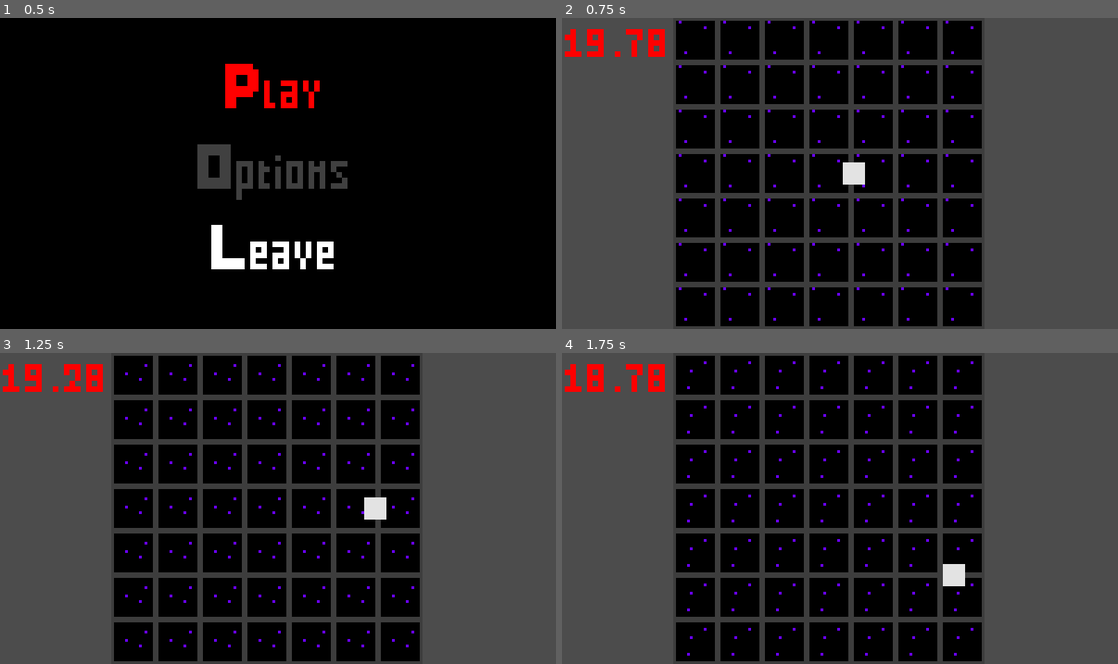
Above: before the commit, frames 1-4 (two rows, left to right).
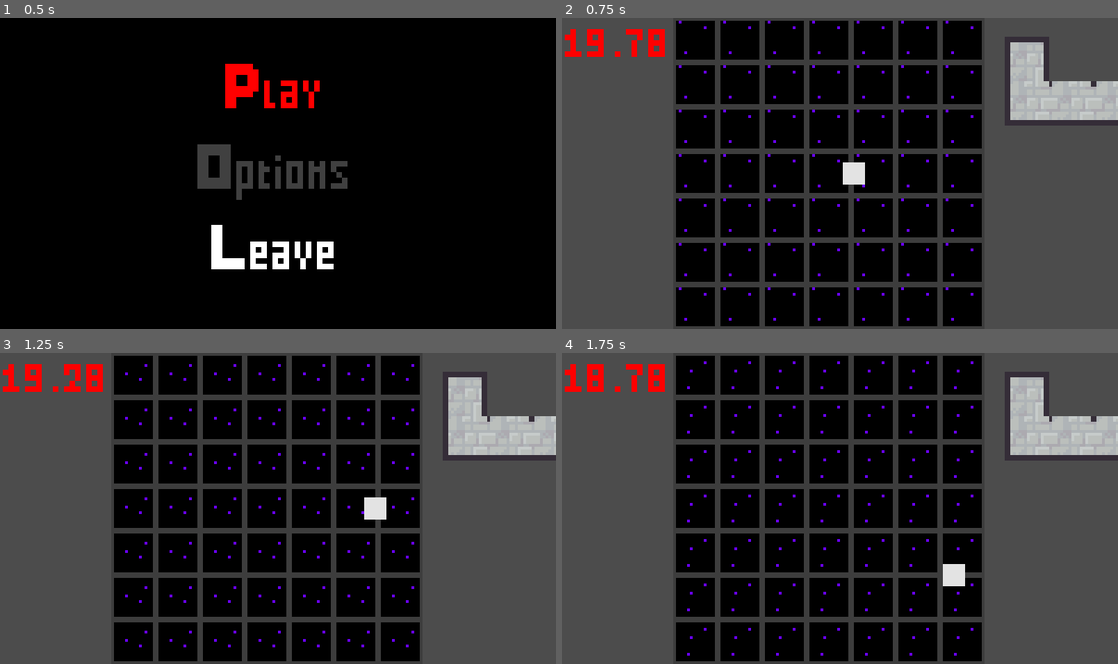
Above: after the commit, the same moments.

Repository: MrBSmith/Global2020
Game: Godot game, scene res://Scenes/GUI/Menus/ScreenTitle/ScreenTitle.tscn
Same seed, same stepped clock (60 frames per second), same inputs: the game is played once before the commit and once after it.
Inputs (mouse positions are in pixels of both pictures, inside the frame that each line leads up to):
- Up to frame 1 (0.5 s): no input
- Up to frame 2 (0.75 s): tap Enter (ui_accept) at 0.5 s; move the mouse to (962, 157) at 0.52 s; press the mouse at (962, 157) at 0.53 s; hold Right (ui_right) from 0.53 s (still down)
- Up to frame 3 (1.25 s): keep holding Right (ui_right); tap Enter (ui_accept) at 0.77 s; tap Mouse wheel down (rotate_card_anti_clock) at 0.8 s
- Up to frame 4 (1.75 s): move the mouse to (728, 524) at 1.27 s; release Right (ui_right) at 1.28 s; release the mouse at (728, 524) at 1.28 s; hold Down (ui_down) from 1.28 s (still down); tap Mouse wheel down (rotate_card_anti_clock) at 1.35 s; tap Enter (ui_accept) at 1.52 s; tap Mouse wheel up (rotate_card_clock) at 1.55 s

Frame 1 is identical in both runs. In frame 2, 4.1% of the frame differs, in the area x 79-100%, y 6-35%; in frame 3, 4.1%; in frame 4, 4.1%.

Commit message:
Drag and Drop works
Removed unnecessary ColorRect in card scenes, drag and drop works properly.
Rotation works too but sometimes the card rotate twice in one input
Next strep: fix rotation

Diff:
--- a/Scenes/Cards/LX1.tscn
+++ b/Scenes/Cards/LX1.tscn
@@ -1,80 +1,40 @@
-[gd_scene load_steps=7 format=2]
+[gd_scene load_steps=5 format=2]
 
 [ext_resource path="res://Scenes/SpawnPoints/PointTop.tscn" type="PackedScene" id=1]
 [ext_resource path="res://Scenes/SpawnPoints/PointSide.tscn" type="PackedScene" id=2]
 [ext_resource path="res://Scenes/Cards/Tile.tscn" type="PackedScene" id=3]
 [ext_resource path="res://Scenes/Cards/BaseCard.tscn" type="PackedScene" id=4]
-[ext_resource path="res://Scenes/SpawnPoints/Script/PointTop.gd" type="Script" id=5]
-[ext_resource path="res://Scenes/SpawnPoints/Script/PointSide.gd" type="Script" id=6]
 
 [node name="LX1" instance=ExtResource( 4 )]
 
-[node name="Tile" type="Area2D" parent="." index="0" instance=ExtResource( 3 )]
+[node name="Tile" parent="." index="0" instance=ExtResource( 3 )]
 
-[node name="PointSide" type="Position2D" parent="Tile" index="3" instance=ExtResource( 2 )]
+[node name="PointSide" parent="Tile" index="3" instance=ExtResource( 2 )]
 position = Vector2( -7, 0 )
-script = ExtResource( 6 )
 
-[node name="PointTop" type="Position2D" parent="Tile" index="4" instance=ExtResource( 1 )]
+[node name="PointTop" parent="Tile" index="4" instance=ExtResource( 1 )]
 position = Vector2( 0, 7 )
-script = ExtResource( 5 )
 
-[node name="ColorRect" type="ColorRect" parent="Tile" index="5"]
-margin_left = -8.0
-margin_top = -8.0
-margin_right = 8.0
-margin_bottom = 8.0
-color = Color( 1, 1, 1, 0.0980392 )
-__meta__ = {
-"_edit_use_anchors_": false
-}
-
-[node name="Tile2" type="Area2D" parent="." index="1" instance=ExtResource( 3 )]
+[node name="Tile2" parent="." index="1" instance=ExtResource( 3 )]
 position = Vector2( 0, -16 )
 
-[node name="PointSide" type="Position2D" parent="Tile2" index="3" instance=ExtResource( 2 )]
+[node name="PointSide" parent="Tile2" index="3" instance=ExtResource( 2 )]
 position = Vector2( -7, 0 )
-script = ExtResource( 6 )
 
-[node name="PointSide2" type="Position2D" parent="Tile2" index="4" instance=ExtResource( 2 )]
+[node name="PointSide2" parent="Tile2" index="4" instance=ExtResource( 2 )]
 position = Vector2( 7, 0 )
-script = ExtResource( 6 )
 
-[node name="PointTop" type="Position2D" parent="Tile2" index="5" instance=ExtResource( 1 )]
+[node name="PointTop" parent="Tile2" index="5" instance=ExtResource( 1 )]
 position = Vector2( 0, -7 )
-script = ExtResource( 5 )
 
-[node name="ColorRect" type="ColorRect" parent="Tile2" index="6"]
-margin_left = -8.0
-margin_top = -8.0
-margin_right = 8.0
-margin_bottom = 8.0
-color = Color( 1, 1, 1, 0.0980392 )
-__meta__ = {
-"_edit_use_anchors_": false
-}
-
-[node name="Tile3" type="Area2D" parent="." index="2" instance=ExtResource( 3 )]
+[node name="Tile3" parent="." index="2" instance=ExtResource( 3 )]
 position = Vector2( 16, 0 )
 
-[node name="PointSide2" type="Position2D" parent="Tile3" index="3" instance=ExtResource( 2 )]
+[node name="PointSide2" parent="Tile3" index="3" instance=ExtResource( 2 )]
 position = Vector2( 7, 0 )
-script = ExtResource( 6 )
 
-[node name="PointTop" type="Position2D" parent="Tile3" index="4" instance=ExtResource( 1 )]
+[node name="PointTop" parent="Tile3" index="4" instance=ExtResource( 1 )]
 position = Vector2( 0, -7 )
-script = ExtResource( 5 )
 
-[node name="PointTop2" type="Position2D" parent="Tile3" index="5" instance=ExtResource( 1 )]
+[node name="PointTop2" parent="Tile3" index="5" instance=ExtResource( 1 )]
 position = Vector2( 0, 7 )
-script = ExtResource( 5 )
-
-[node name="ColorRect" type="ColorRect" parent="Tile3" index="6"]
-margin_left = -8.0
-margin_top = -8.0
-margin_right = 8.0
-margin_bottom = 8.0
-color = Color( 1, 1, 1, 0.0980392 )
-__meta__ = {
-"_edit_use_anchors_": false
-}
--- a/Scenes/Cards/LX2.tscn
+++ b/Scenes/Cards/LX2.tscn
@@ -15,17 +15,6 @@
 [node name="PointTop" parent="Tile" index="4" instance=ExtResource( 1 )]
 position = Vector2( 0, 7 )
 
-[node name="ColorRect" type="ColorRect" parent="Tile" index="5"]
-margin_left = -8.0
-margin_top = -8.0
-margin_right = 8.0
-margin_bottom = 8.0
-color = Color( 1, 1, 1, 0.0980392 )
-__meta__ = {
-"_edit_group_": true,
-"_edit_use_anchors_": false
-}
-
 [node name="Tile2" parent="." index="1" instance=ExtResource( 3 )]
 position = Vector2( 0, -16 )
 
@@ -38,16 +27,6 @@
 [node name="PointTop" parent="Tile2" index="5" instance=ExtResource( 1 )]
 position = Vector2( 0, -7 )
 
-[node name="ColorRect" type="ColorRect" parent="Tile2" index="6"]
-margin_left = -8.0
-margin_top = -8.0
-margin_right = 8.0
-margin_bottom = 8.0
-color = Color( 1, 1, 1, 0.0980392 )
-__meta__ = {
-"_edit_use_anchors_": false
-}
-
 [node name="Tile3" parent="." index="2" instance=ExtResource( 3 )]
 position = Vector2( 16, 0 )
 
@@ -56,16 +35,6 @@
 
 [node name="PointTop2" parent="Tile3" index="4" instance=ExtResource( 1 )]
 position = Vector2( 0, 7 )
-
-[node name="ColorRect" type="ColorRect" parent="Tile3" index="5"]
-margin_left = -8.0
-margin_top = -8.0
-margin_right = 8.0
-margin_bottom = 8.0
-color = Color( 1, 1, 1, 0.0980392 )
-__meta__ = {
-"_edit_use_anchors_": false
-}
 
 [node name="Tile4" parent="." index="3" instance=ExtResource( 3 )]
 position = Vector2( 32, 0 )
@@ -78,13 +47,3 @@
 
 [node name="PointTop2" parent="Tile4" index="5" instance=ExtResource( 1 )]
 position = Vector2( 0, 7 )
-
-[node name="ColorRect" type="ColorRect" parent="Tile4" index="6"]
-margin_left = -8.0
-margin_top = -8.0
-margin_right = 8.0
-margin_bottom = 8.0
-color = Color( 1, 1, 1, 0.0980392 )
-__meta__ = {
-"_edit_use_anchors_": false
-}
--- a/Scenes/Cards/LX3.tscn
+++ b/Scenes/Cards/LX3.tscn
@@ -17,16 +17,6 @@
 [node name="PointTop" parent="Tile" index="4" instance=ExtResource( 1 )]
 position = Vector2( 0, 7 )
 
-[node name="ColorRect" type="ColorRect" parent="Tile" index="5"]
-margin_left = -8.0
-margin_top = -8.0
-margin_right = 8.0
-margin_bottom = 8.0
-color = Color( 1, 1, 1, 0.0980392 )
-__meta__ = {
-"_edit_use_anchors_": false
-}
-
 [node name="Tile2" parent="." index="1" instance=ExtResource( 3 )]
 position = Vector2( 0, -16 )
 
@@ -35,16 +25,6 @@
 
 [node name="PointSide2" parent="Tile2" index="4" instance=ExtResource( 2 )]
 position = Vector2( 7, 0 )
-
-[node name="ColorRect" type="ColorRect" parent="Tile2" index="5"]
-margin_left = -8.0
-margin_top = -8.0
-margin_right = 8.0
-margin_bottom = 8.0
-color = Color( 1, 1, 1, 0.0980392 )
-__meta__ = {
-"_edit_use_anchors_": false
-}
 
 [node name="Tile5" parent="." index="2" instance=ExtResource( 3 )]
 position = Vector2( 0, -32 )
@@ -58,16 +38,6 @@
 [node name="PointTop" parent="Tile5" index="5" instance=ExtResource( 1 )]
 position = Vector2( 0, -7 )
 
-[node name="ColorRect" type="ColorRect" parent="Tile5" index="6"]
-margin_left = -8.0
-margin_top = -8.0
-margin_right = 8.0
-margin_bottom = 8.0
-color = Color( 1, 1, 1, 0.0980392 )
-__meta__ = {
-"_edit_use_anchors_": false
-}
-
 [node name="Tile3" parent="." index="3" instance=ExtResource( 3 )]
 position = Vector2( 16, 0 )
 
@@ -76,16 +46,6 @@
 
 [node name="PointTop2" parent="Tile3" index="4" instance=ExtResource( 1 )]
 position = Vector2( 0, 7 )
-
-[node name="ColorRect" type="ColorRect" parent="Tile3" index="5"]
-margin_left = -8.0
-margin_top = -8.0
-margin_right = 8.0
-margin_bottom = 8.0
-color = Color( 1, 1, 1, 0.0980392 )
-__meta__ = {
-"_edit_use_anchors_": false
-}
 
 [node name="Tile4" parent="." index="4" instance=ExtResource( 3 )]
 position = Vector2( 32, 0 )
@@ -98,13 +58,3 @@
 
 [node name="PointTop2" parent="Tile4" index="5" instance=ExtResource( 1 )]
 position = Vector2( 0, 7 )
-
-[node name="ColorRect" type="ColorRect" parent="Tile4" index="6"]
-margin_left = -8.0
-margin_top = -8.0
-margin_right = 8.0
-margin_bottom = 8.0
-color = Color( 1, 1, 1, 0.0980392 )
-__meta__ = {
-"_edit_use_anchors_": false
-}
--- a/Scenes/Cards/LineX3.tscn
+++ b/Scenes/Cards/LineX3.tscn
@@ -18,16 +18,6 @@
 [node name="PointTop" parent="Tile" index="5" instance=ExtResource( 1 )]
 position = Vector2( 0, 7 )
 
-[node name="ColorRect" type="ColorRect" parent="Tile" index="6"]
-margin_left = -8.0
-margin_top = -8.0
-margin_right = 8.0
-margin_bottom = 8.0
-color = Color( 1, 1, 1, 0.0980392 )
-__meta__ = {
-"_edit_use_anchors_": false
-}
-
 [node name="Tile2" parent="." index="1" instance=ExtResource( 3 )]
 position = Vector2( 0, -16 )
 
@@ -36,16 +26,6 @@
 
 [node name="PointSide2" parent="Tile2" index="4" instance=ExtResource( 2 )]
 position = Vector2( 7, 0 )
-
-[node name="ColorRect" type="ColorRect" parent="Tile2" index="5"]
-margin_left = -8.0
-margin_top = -8.0
-margin_right = 8.0
-margin_bottom = 8.0
-color = Color( 1, 1, 1, 0.0980392 )
-__meta__ = {
-"_edit_use_anchors_": false
-}
 
 [node name="Tile3" parent="." index="2" instance=ExtResource( 3 )]
 position = Vector2( 0, -32 )
@@ -58,13 +38,3 @@
 
 [node name="PointTop" parent="Tile3" index="5" instance=ExtResource( 1 )]
 position = Vector2( 0, -7 )
-
-[node name="ColorRect" type="ColorRect" parent="Tile3" index="6"]
-margin_left = -8.0
-margin_top = -8.0
-margin_right = 8.0
-margin_bottom = 8.0
-color = Color( 1, 1, 1, 0.0980392 )
-__meta__ = {
-"_edit_use_anchors_": false
-}
--- a/Scenes/Cards/RLX2.tscn
+++ b/Scenes/Cards/RLX2.tscn
@@ -1,101 +1,49 @@
-[gd_scene load_steps=7 format=2]
+[gd_scene load_steps=5 format=2]
 
 [ext_resource path="res://Scenes/SpawnPoints/PointTop.tscn" type="PackedScene" id=1]
 [ext_resource path="res://Scenes/SpawnPoints/PointSide.tscn" type="PackedScene" id=2]
 [ext_resource path="res://Scenes/Cards/Tile.tscn" type="PackedScene" id=3]
 [ext_resource path="res://Scenes/Cards/BaseCard.tscn" type="PackedScene" id=4]
-[ext_resource path="res://Scenes/SpawnPoints/Script/PointTop.gd" type="Script" id=5]
-[ext_resource path="res://Scenes/SpawnPoints/Script/PointSide.gd" type="Script" id=6]
 
 [node name="RLX2" instance=ExtResource( 4 )]
 
-[node name="Tile" type="Area2D" parent="." index="0" instance=ExtResource( 3 )]
+[node name="Tile" parent="." index="0" instance=ExtResource( 3 )]
 
-[node name="PointSide" type="Position2D" parent="Tile" index="3" instance=ExtResource( 2 )]
+[node name="PointSide" parent="Tile" index="3" instance=ExtResource( 2 )]
 position = Vector2( -7, 0 )
-script = ExtResource( 6 )
 
-[node name="PointTop" type="Position2D" parent="Tile" index="4" instance=ExtResource( 1 )]
+[node name="PointTop" parent="Tile" index="4" instance=ExtResource( 1 )]
 position = Vector2( 0, -7 )
-script = ExtResource( 5 )
 
-[node name="ColorRect" type="ColorRect" parent="Tile" index="5"]
-margin_left = -8.0
-margin_top = -8.0
-margin_right = 8.0
-margin_bottom = 8.0
-color = Color( 1, 1, 1, 0.0980392 )
-__meta__ = {
-"_edit_use_anchors_": false
-}
-
-[node name="Tile2" type="Area2D" parent="." index="1" instance=ExtResource( 3 )]
+[node name="Tile2" parent="." index="1" instance=ExtResource( 3 )]
 position = Vector2( 0, 16 )
 
-[node name="PointSide" type="Position2D" parent="Tile2" index="3" instance=ExtResource( 2 )]
+[node name="PointSide" parent="Tile2" index="3" instance=ExtResource( 2 )]
 position = Vector2( -7, 0 )
-script = ExtResource( 6 )
 
-[node name="PointSide2" type="Position2D" parent="Tile2" index="4" instance=ExtResource( 2 )]
+[node name="PointSide2" parent="Tile2" index="4" instance=ExtResource( 2 )]
 position = Vector2( 7, 0 )
-script = ExtResource( 6 )
 
-[node name="PointTop" type="Position2D" parent="Tile2" index="5" instance=ExtResource( 1 )]
+[node name="PointTop" parent="Tile2" index="5" instance=ExtResource( 1 )]
 position = Vector2( 0, 7 )
-script = ExtResource( 5 )
 
-[node name="ColorRect" type="ColorRect" parent="Tile2" index="6"]
-margin_left = -8.0
-margin_top = -8.0
-margin_right = 8.0
-margin_bottom = 8.0
-color = Color( 1, 1, 1, 0.0980392 )
-__meta__ = {
-"_edit_use_anchors_": false
-}
-
-[node name="Tile3" type="Area2D" parent="." index="2" instance=ExtResource( 3 )]
+[node name="Tile3" parent="." index="2" instance=ExtResource( 3 )]
 position = Vector2( 16, 0 )
 
-[node name="PointTop" type="Position2D" parent="Tile3" index="3" instance=ExtResource( 1 )]
+[node name="PointTop" parent="Tile3" index="3" instance=ExtResource( 1 )]
 position = Vector2( 0, -7 )
-script = ExtResource( 5 )
 
-[node name="PointTop2" type="Position2D" parent="Tile3" index="4" instance=ExtResource( 1 )]
+[node name="PointTop2" parent="Tile3" index="4" instance=ExtResource( 1 )]
 position = Vector2( 0, 7 )
-script = ExtResource( 5 )
 
-[node name="ColorRect" type="ColorRect" parent="Tile3" index="5"]
-margin_left = -8.0
-margin_top = -8.0
-margin_right = 8.0
-margin_bottom = 8.0
-color = Color( 1, 1, 1, 0.0980392 )
-__meta__ = {
-"_edit_use_anchors_": false
-}
-
-[node name="Tile4" type="Area2D" parent="." index="3" instance=ExtResource( 3 )]
+[node name="Tile4" parent="." index="3" instance=ExtResource( 3 )]
 position = Vector2( 32, 0 )
 
-[node name="PointSide2" type="Position2D" parent="Tile4" index="3" instance=ExtResource( 2 )]
+[node name="PointSide2" parent="Tile4" index="3" instance=ExtResource( 2 )]
 position = Vector2( 7, 0 )
-script = ExtResource( 6 )
 
-[node name="PointTop" type="Position2D" parent="Tile4" index="4" instance=ExtResource( 1 )]
+[node name="PointTop" parent="Tile4" index="4" instance=ExtResource( 1 )]
 position = Vector2( 0, -7 )
-script = ExtResource( 5 )
 
-[node name="PointTop2" type="Position2D" parent="Tile4" index="5" instance=ExtResource( 1 )]
+[node name="PointTop2" parent="Tile4" index="5" instance=ExtResource( 1 )]
 position = Vector2( 0, 7 )
-script = ExtResource( 5 )
-
-[node name="ColorRect" type="ColorRect" parent="Tile4" index="6"]
-margin_left = -8.0
-margin_top = -8.0
-margin_right = 8.0
-margin_bottom = 8.0
-color = Color( 1, 1, 1, 0.0980392 )
-__meta__ = {
-"_edit_use_anchors_": false
-}
--- a/Scenes/Cards/Script/Tile.gd
+++ b/Scenes/Cards/Script/Tile.gd
@@ -3,36 +3,52 @@
 var offset : Vector2
 var grab : bool
 var has_parent : bool
+var overlap : bool
 
 # ---- READY ----
 
 func _ready():
 	grab = false
+	overlap = false
 	has_parent = get_parent() is Card
 
 # ---- INPUT ----
 
+func _on_Tile_mouse_entered():
+	print("overlap")
+	overlap = true
+
+func _on_Tile_mouse_exited():
+	print("end overlap")
+	if !grab:
+		overlap = false
+
+
 func _input(event):
-	if Input.is_action_just_pressed("grab"):
-		if has_parent:
-			offset = get_parent().get_global_position() - get_viewport().get_mouse_position()
-		else:
-			offset = get_global_position() - get_viewport().get_mouse_position()
-		grab = true
 
-	if Input.is_action_just_pressed("rotate_card_clock") && Input.is_action_pressed("grab"):
-		if has_parent:
-			get_parent().set_rotation(get_parent().get_rotation() + 90)
+	if overlap:
+		if Input.is_action_just_pressed("grab"):
+			if has_parent:
+				offset = get_parent().get_global_position() - get_viewport().get_mouse_position()
+			else:
+				offset = get_global_position() - get_viewport().get_mouse_position()
+			grab = true
 
-	if Input.is_action_just_pressed("rotate_card_anti_clock") && Input.is_action_pressed("grab"):
-		if has_parent:
-			get_parent().set_rotation(get_parent().get_rotation() - 90)
+		if Input.is_action_just_pressed("rotate_card_clock") && Input.is_action_pressed("grab"):
+			if has_parent:
+				get_parent().set_rotation_degrees(get_parent().get_rotation_degrees() + 90)
 
-	if Input.is_action_just_released("grab"):
-		grab = false
+		if Input.is_action_just_pressed("rotate_card_anti_clock") && Input.is_action_pressed("grab"):
+			if has_parent:
+				get_parent().set_rotation_degrees(get_parent().get_rotation_degrees() - 90)
+
+		if Input.is_action_just_released("grab"):
+			grab = false
+			overlap = false
 
 
 # ---- FUNCTIONS ----
+
 
 # function : deactivate_drag_collision
 # parameters : None
--- a/Scenes/Cards/Square.tscn
+++ b/Scenes/Cards/Square.tscn
@@ -15,16 +15,6 @@
 [node name="PointTop" parent="Tile" index="4" instance=ExtResource( 1 )]
 position = Vector2( 0, 7 )
 
-[node name="ColorRect" type="ColorRect" parent="Tile" index="5"]
-margin_left = -8.0
-margin_top = -8.0
-margin_right = 8.0
-margin_bottom = 8.0
-color = Color( 1, 1, 1, 0.0980392 )
-__meta__ = {
-"_edit_use_anchors_": false
-}
-
 [node name="Tile2" parent="." index="1" instance=ExtResource( 3 )]
 position = Vector2( 0, -16 )
 
@@ -33,16 +23,6 @@
 
 [node name="PointTop" parent="Tile2" index="4" instance=ExtResource( 1 )]
 position = Vector2( 0, -7 )
-
-[node name="ColorRect" type="ColorRect" parent="Tile2" index="5"]
-margin_left = -8.0
-margin_top = -8.0
-margin_right = 8.0
-margin_bottom = 8.0
-color = Color( 1, 1, 1, 0.0980392 )
-__meta__ = {
-"_edit_use_anchors_": false
-}
 
 [node name="Tile3" parent="." index="2" instance=ExtResource( 3 )]
 position = Vector2( 16, 0 )
@@ -53,16 +33,6 @@
 [node name="PointTop2" parent="Tile3" index="4" instance=ExtResource( 1 )]
 position = Vector2( 0, 7 )
 
-[node name="ColorRect" type="ColorRect" parent="Tile3" index="5"]
-margin_left = -8.0
-margin_top = -8.0
-margin_right = 8.0
-margin_bottom = 8.0
-color = Color( 1, 1, 1, 0.0980392 )
-__meta__ = {
-"_edit_use_anchors_": false
-}
-
 [node name="Tile4" parent="." index="3" instance=ExtResource( 3 )]
 position = Vector2( 16, -16 )
 
@@ -71,13 +41,3 @@
 
 [node name="PointTop" parent="Tile4" index="4" instance=ExtResource( 1 )]
 position = Vector2( 0, -7 )
-
-[node name="ColorRect" type="ColorRect" parent="Tile4" index="5"]
-margin_left = -8.0
-margin_top = -8.0
-margin_right = 8.0
-margin_bottom = 8.0
-color = Color( 1, 1, 1, 0.0980392 )
-__meta__ = {
-"_edit_use_anchors_": false
-}
--- a/Scenes/Cards/Tile.tscn
+++ b/Scenes/Cards/Tile.tscn
@@ -15,7 +15,7 @@
 [node name="DragCollision" type="CollisionShape2D" parent="."]
 shape = SubResource( 1 )
 
-[node name="ColorRect" type="ColorRect" parent="."]
+[node name="TileColor" type="ColorRect" parent="."]
 margin_left = -8.0
 margin_top = -8.0
 margin_right = 8.0
@@ -25,3 +25,5 @@
 __meta__ = {
 "_edit_use_anchors_": false
 }
+[connection signal="mouse_entered" from="." to="." method="_on_Tile_mouse_entered"]
+[connection signal="mouse_exited" from="." to="." method="_on_Tile_mouse_exited"]
--- a/Scenes/Game/Game.tscn
+++ b/Scenes/Game/Game.tscn
@@ -10,6 +10,7 @@
 [ext_resource path="res://Scenes/Game/Music.gd" type="Script" id=8]
 [ext_resource path="res://Scenes/AudioStream/AudioStreamBase.tscn" type="PackedScene" id=9]
 [ext_resource path="res://Scenes/GUI/Timer/Timer.tscn" type="PackedScene" id=10]
+[ext_resource path="res://Scenes/Cards/LX2.tscn" type="PackedScene" id=11]
 
 [node name="Game" type="Node2D"]
 script = ExtResource( 3 )
@@ -20,6 +21,7 @@
 [node name="Tiles" type="Node" parent="."]
 
 [node name="Void" type="Node2D" parent="Tiles"]
+z_index = -5
 script = ExtResource( 2 )
 __meta__ = {
 "_edit_lock_": true
@@ -52,3 +54,6 @@
 z_index = 999
 
 [node name="NTimer" parent="GUI" instance=ExtResource( 10 )]
+
+[node name="LX2" parent="." instance=ExtResource( 11 )]
+position = Vector2( 167.147, 30.7722 )
Not shown: 1 places in Scenes/Game/Game.tscn that only renumber resources
